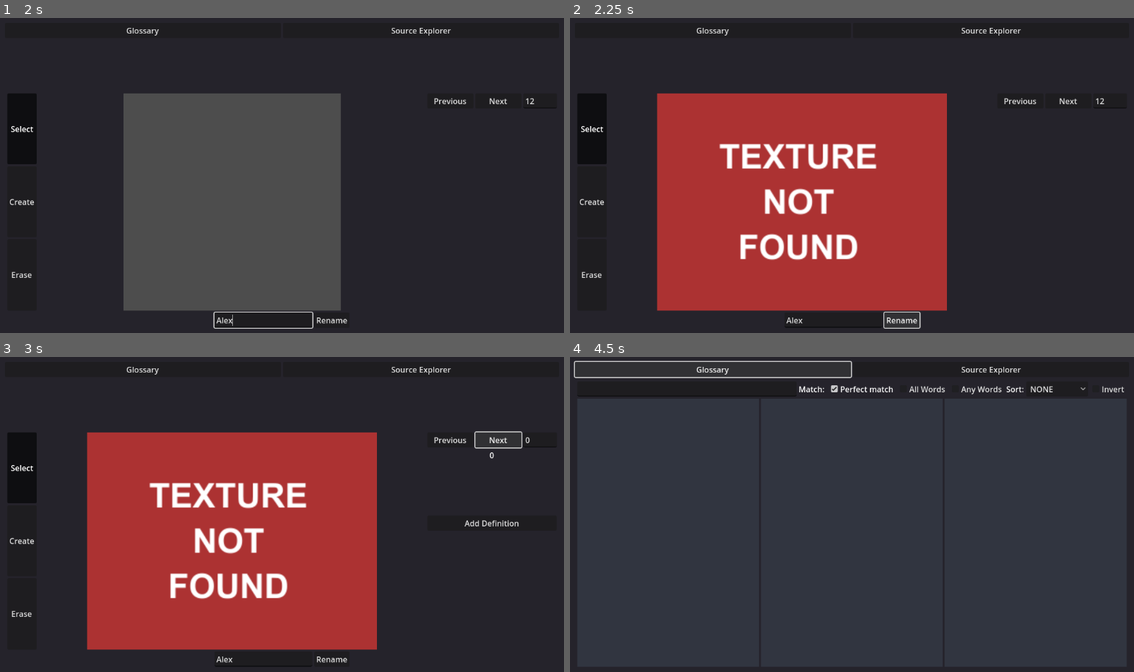
Above: before the commit, frames 1-4 (two rows, left to right).
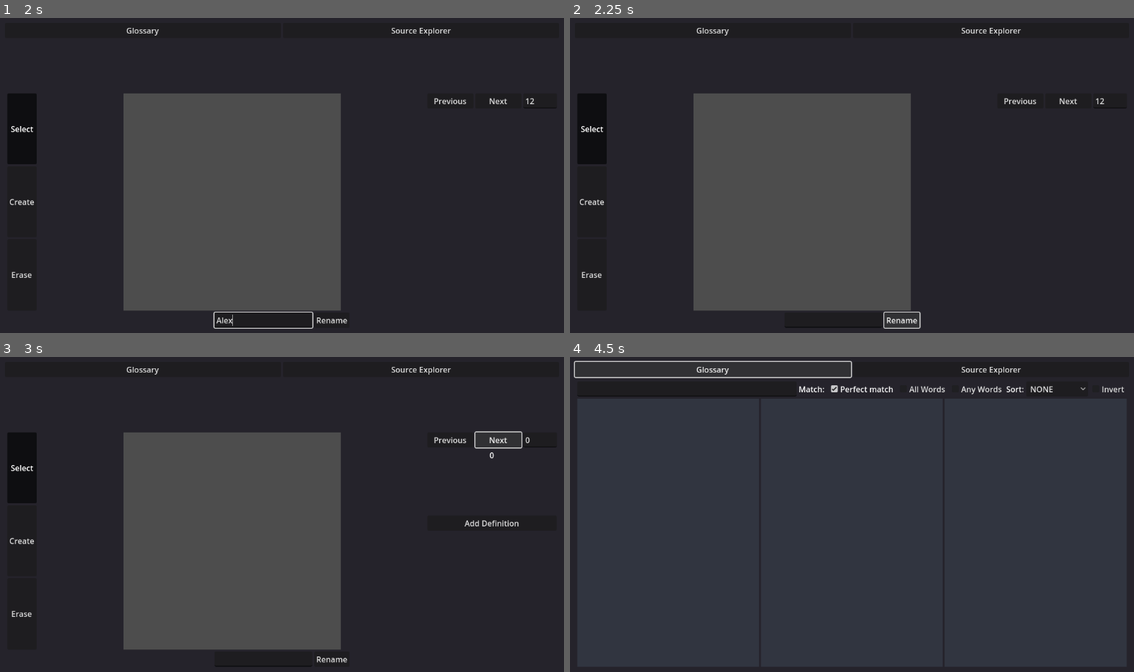
Above: after the commit, the same moments.

Repository: noidexe/rosita-eston
Game: Godot game, scene res://scenes/main.tscn
Same seed, same stepped clock (60 frames per second), same inputs: the game is played once before the commit and once after it. The engine's default icon, where the game draws it, is replaced by a stand-in: a white triangle on a blue panel in a dark square.
Inputs (mouse positions are in pixels of both pictures, inside the frame that each line leads up to):
- Up to frame 1 (2 s): click "Source Explorer" at 0.5 s; click (541, 99) at 1.27 s; type "12" at 1.35 s; click (265, 320) at 1.5 s; type "Alex" at 1.58 s
- Up to frame 2 (2.25 s): click "Rename" at 2 s
- Up to frame 3 (3 s): click "Next" at 2.75 s
- Up to frame 4 (4.5 s): click "Next" at 3.5 s; click "Glossary" at 4.25 s

Frame 1 is identical in both runs. In frame 2, 36% of the frame differs, in the area x 15-67%, y 23-98%; in frame 3, 36%; in frame 4, nothing differs.

Commit message:
Rename when submitting

Diff:
--- a/scenes/Source Explorer/source_explorer.gd
+++ b/scenes/Source Explorer/source_explorer.gd
@@ -123,10 +123,18 @@
 		return
 	viewer.select(glyph.id)
 
+func _on_source_name_text_submitted(new_text: String) -> void:
+	_on_rename_pressed()
 
 func _on_rename_pressed() -> void:
 	var new_path : String = %SourceName.text + "." + current_path.get_extension()
-	Database.rename_source(current_path, %SourceName.text + "." + current_path.get_extension() )
+	if not new_path.is_valid_filename():
+		%SourceName.text = current_path.get_basename()
+		return
+	var err = Database.rename_source(current_path, %SourceName.text + "." + current_path.get_extension() )
+	if err != OK:
+		%SourceName.text = current_path.get_basename()
+		return
 	_reload_sources()
 	_on_thumb_selected(new_path)
 
--- a/scenes/Source Explorer/source_explorer.tscn
+++ b/scenes/Source Explorer/source_explorer.tscn
@@ -160,4 +160,5 @@
 [connection signal="text_changed" from="SourceExplorer/VBoxContainer/HBoxContainer/Selected" to="." method="_on_selected_text_changed"]
 [connection signal="text_submitted" from="SourceExplorer/VBoxContainer/HBoxContainer/Selected" to="." method="_on_selected_text_submitted"]
 [connection signal="text_changed" from="SourceTools/SourceName" to="." method="_on_source_name_text_changed"]
+[connection signal="text_submitted" from="SourceTools/SourceName" to="." method="_on_source_name_text_submitted"]
 [connection signal="pressed" from="SourceTools/Rename" to="." method="_on_rename_pressed"]
